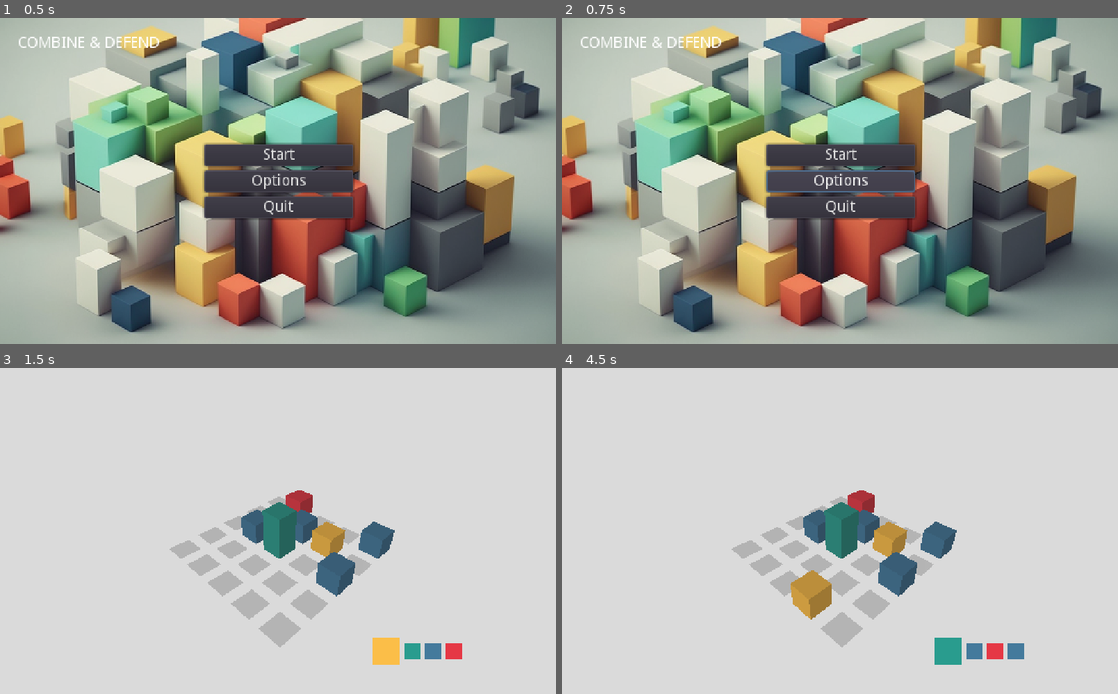
Above: before the commit, frames 1-4 (two rows, left to right).
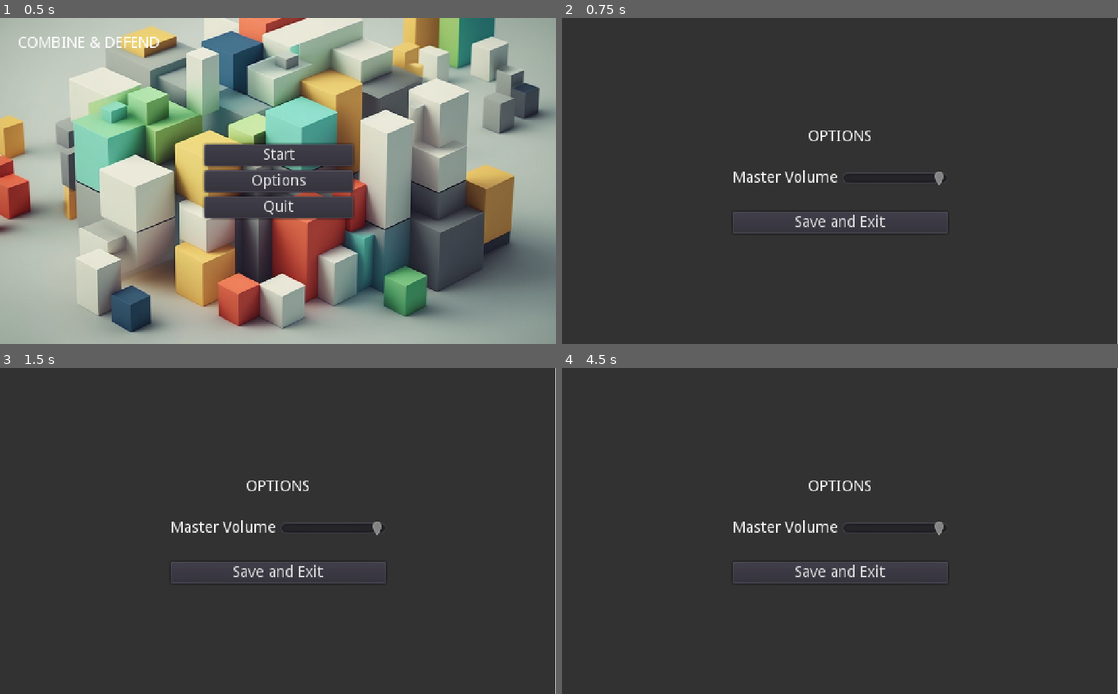
Above: after the commit, the same moments.

Repository: Cam1lo/CombineDefend
Game: Godot game, scene res://ui/menu/Menu.tscn
The game is run twice, just before and just after one commit, with the same random seed, the same clock (stepped at 60 frames per second) and the same inputs.
Inputs (mouse positions are in pixels of both pictures, inside the frame that each line leads up to):
- Up to frame 1 (0.5 s): no input
- Up to frame 2 (0.75 s): click "Options" at 0.5 s
- Up to frame 3 (1.5 s): click (278, 504) at 1.25 s, where only the run before the commit has a clickable "Start"
- Up to frame 4 (4.5 s): tap Enter at 2, 3.5 s; move the mouse to (962, 514) at 2.02 s; tap Middle mouse button (camera_control) every 0.75 s from 2.1 to 4.35 s; click (962, 514) at 2.17 s; tap Space at 2.75, 4.25 s; move the mouse to (728, 547) at 2.77 s; click (728, 547) at 2.92 s; move the mouse to (895, 459) at 3.52 s; click (895, 459) at 3.67 s; move the mouse to (812, 596) at 4.27 s; click (812, 596) at 4.42 s

Frame 1 is identical in both runs. In frame 2, 91% of the frame differs, in the area x 0-100%, y 0-100%; in frame 3, 100%; in frame 4, 100%.

Commit message:
Adding config file

Diff:
--- a/main/GridController.gd
+++ b/main/GridController.gd
@@ -2,7 +2,7 @@
 
 var grid = []
 onready var ground = get_node("/root/Main/Ground")
-onready var config = get_node("/root/Main/").config
+onready var config = get_config()
 
 func init():
 	for x in range(5):
@@ -123,3 +123,20 @@
 					ground.grow_tile(Vector2(i,j), new_height)
 					for s_collider in s_colliders:
 						ground.remove_from_tile(s_collider[1])
+
+func get_config():
+	var data = {}
+	var config = ConfigFile.new()
+
+	# Load data from a file.
+	var err = config.load("user://config.cfg")
+
+	# If the file didn't load, ignore it.
+	if err != OK:
+		return
+
+	# Iterate over all sections.
+	for key in config.get_section_keys('Player1'):
+		data[key] = config.get_value('Player1', key)
+
+	return data
--- a/main/Main.gd
+++ b/main/Main.gd
@@ -1,10 +1,6 @@
 extends CanvasLayer
 
-var config = {
-	'audio_enabled': true,
-	'time_delay': 0.3,
-	'volume': 1
-}
+onready var config = get_config()
 
 const INITIAL_INVENTORY_SIZE = 4
 const INITIAL_UNITS_ON_GRID = 10
@@ -14,7 +10,8 @@
 onready var BackgroundMusic = $BackgroundMusic
 
 func _ready():
-	randomize()
+	AudioServer.set_bus_volume_db(AudioServer.get_bus_index("Master"), config.volume)
+
 	GridController.init()
 	Inventory.generate_units(INITIAL_INVENTORY_SIZE)
 	set_initial_units(INITIAL_UNITS_ON_GRID)
@@ -55,3 +52,27 @@
 
 func place_unit(pos, unit):
 	$Ground.grow_new_tile(pos, unit)
+
+func read_config():
+	var file = File.new()
+	file.open("res://config.res", File.READ)
+	var read_dict = str2var(file.get_as_text())
+	file.close()
+	return read_dict
+
+func get_config():
+	var data = {}
+	var config = ConfigFile.new()
+
+	# Load data from a file.
+	var err = config.load("user://config.cfg")
+
+	# If the file didn't load, ignore it.
+	if err != OK:
+		return
+
+	# Iterate over all sections.
+	for key in config.get_section_keys('Player1'):
+		data[key] = config.get_value('Player1', key)
+
+	return data
--- a/ui/game_over/GameOver.tscn
+++ b/ui/game_over/GameOver.tscn
@@ -31,10 +31,16 @@
 align = 1
 valign = 1
 
-[node name="RestartButton" type="Button" parent="VBoxContainer"]
+[node name="MarginContainer2" type="MarginContainer" parent="VBoxContainer"]
 margin_top = 18.0
 margin_right = 112.0
-margin_bottom = 38.0
+margin_bottom = 33.0
+rect_min_size = Vector2( 50, 15 )
+
+[node name="RestartButton" type="Button" parent="VBoxContainer"]
+margin_top = 37.0
+margin_right = 112.0
+margin_bottom = 57.0
 text = "RESTART"
 
 [connection signal="pressed" from="VBoxContainer/RestartButton" to="." method="_on_RestartButton_pressed"]
--- a/ui/menu/Menu.gd
+++ b/ui/menu/Menu.gd
@@ -1,17 +1,27 @@
 extends Control
 
-
 func _ready():
-	pass # Replace with function body.
-
+	var config = ConfigFile.new()
+	var err = config.load("user://config.cfg")
+	if err != OK:
+		set_default_config()
 
 func _on_StartButton_pressed():
 	get_tree().change_scene("res://main/Main.tscn")
 
 
 func _on_OptionsButton_pressed():
-	print('move to options')
+	get_tree().change_scene("res://ui/options/Options.tscn")
 
 
 func _on_QuitButton_pressed():
 	get_tree().quit()
+
+func set_default_config():
+	var config = ConfigFile.new()
+
+	config.set_value("Player1", "audio_enabled", true)
+	config.set_value("Player1", "time_delay", 0.3)
+	config.set_value("Player1", "volume", 0)
+
+	config.save("user://config.cfg")
--- /dev/null
+++ b/ui/options/Options.gd
@@ -0,0 +1,42 @@
+extends Control
+
+onready var slider = $VBoxContainer/MasterVolumeOption/MasterVolumeSlider
+onready var config = get_config()
+
+func _ready():
+	slider.value = config.volume
+
+
+func _on_MasterVolumeSlider_value_changed(value):
+	config.volume = value
+
+func _on_SaveExitButton_pressed():
+	save_config()
+	get_tree().change_scene("res://ui/menu/Menu.tscn")
+
+
+func get_config():
+	var data = {}
+	var config = ConfigFile.new()
+
+	# Load data from a file.
+	var err = config.load("user://config.cfg")
+
+	# If the file didn't load, ignore it.
+	if err != OK:
+		return
+
+	# Iterate over all sections.
+	for key in config.get_section_keys('Player1'):
+		data[key] = config.get_value('Player1', key)
+
+	return data
+
+func save_config():
+	var data = config
+	var config = ConfigFile.new()
+
+	for key in data:
+		config.set_value('Player1', key, data[key])
+
+	config.save("user://config.cfg")
--- /dev/null
+++ b/ui/options/Options.tscn
@@ -0,0 +1,80 @@
+[gd_scene load_steps=2 format=2]
+
+[ext_resource path="res://ui/options/Options.gd" type="Script" id=1]
+
+[node name="Options" type="Control"]
+anchor_right = 1.0
+anchor_bottom = 1.0
+script = ExtResource( 1 )
+
+[node name="ColorRect" type="ColorRect" parent="."]
+anchor_right = 1.0
+anchor_bottom = 1.0
+margin_left = -1.0
+margin_right = -1.0
+color = Color( 0.2, 0.2, 0.2, 1 )
+
+[node name="VBoxContainer" type="VBoxContainer" parent="."]
+anchor_left = 0.5
+anchor_top = 0.5
+anchor_right = 0.5
+anchor_bottom = 0.5
+margin_left = -99.0
+margin_top = -104.0
+margin_right = 99.0
+margin_bottom = 104.0
+size_flags_vertical = 3
+alignment = 1
+
+[node name="Label" type="Label" parent="VBoxContainer"]
+margin_top = 56.0
+margin_right = 198.0
+margin_bottom = 70.0
+text = "OPTIONS"
+align = 1
+valign = 1
+
+[node name="MarginContainer" type="MarginContainer" parent="VBoxContainer"]
+margin_top = 74.0
+margin_right = 198.0
+margin_bottom = 89.0
+rect_min_size = Vector2( 50, 15 )
+
+[node name="MasterVolumeOption" type="HBoxContainer" parent="VBoxContainer"]
+margin_top = 93.0
+margin_right = 198.0
+margin_bottom = 109.0
+alignment = 1
+
+[node name="Label" type="Label" parent="VBoxContainer/MasterVolumeOption"]
+margin_top = 1.0
+margin_right = 97.0
+margin_bottom = 15.0
+text = "Master Volume"
+align = 1
+valign = 1
+
+[node name="MasterVolumeSlider" type="HSlider" parent="VBoxContainer/MasterVolumeOption"]
+margin_left = 101.0
+margin_right = 198.0
+margin_bottom = 16.0
+rect_min_size = Vector2( 97, 0 )
+min_value = -80.0
+max_value = 0.0
+tick_count = 1
+
+[node name="MarginContainer2" type="MarginContainer" parent="VBoxContainer"]
+margin_top = 113.0
+margin_right = 198.0
+margin_bottom = 128.0
+rect_min_size = Vector2( 50, 15 )
+
+[node name="SaveExitButton" type="Button" parent="VBoxContainer"]
+margin_top = 132.0
+margin_right = 198.0
+margin_bottom = 152.0
+rect_min_size = Vector2( 100, 0 )
+text = "Save and Exit"
+
+[connection signal="value_changed" from="VBoxContainer/MasterVolumeOption/MasterVolumeSlider" to="." method="_on_MasterVolumeSlider_value_changed"]
+[connection signal="pressed" from="VBoxContainer/SaveExitButton" to="." method="_on_SaveExitButton_pressed"]
